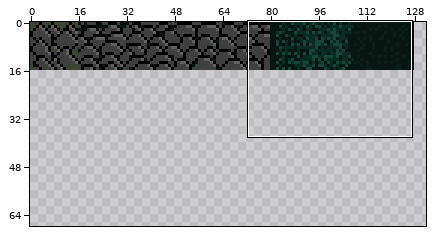
Two versions of one sprite sheet, public/assets/tiles/groundtile.png. Above, an overview of the earlier version with the close-up marked.
Close-up. The starting point:
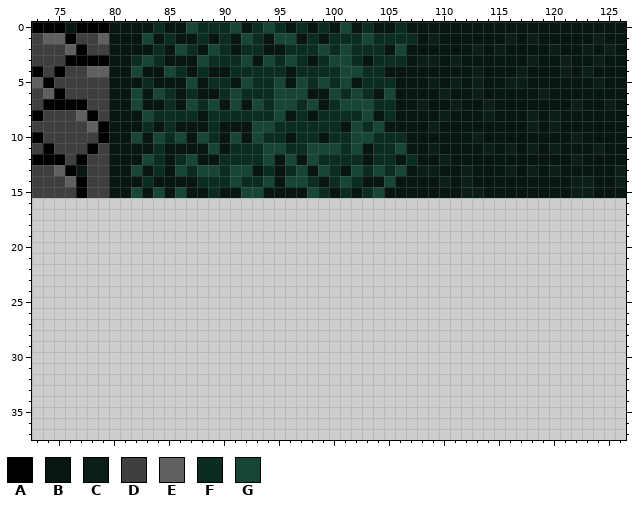
The file is 160x160 pixels. Colours within 5 levels of each other are drawn and written as one. Shown: x 73..126, y 0..37. The wide view leaves out empty margins. The commit also changed other parts of the picture, which this record leaves out.
Palette (. is transparent): A #000000  B #081612  C #0c1e19  D #3f3f3f  E #606060  F #0b2c23  G #174537
Pixels before, first column x 73:
 0 AAABAAABBBBFBBGFFFGBFGFBFBFBGBFBBFBBBBBBBBBBBBBBBBBBBB
 1 DEEADDEBBBGBFBBFBFBGFBGGBFBFFFGFFFFBCBBBBBBCBCBBBBBCBB
 2 DDDEADDBBBBFBGFBGFBFFBBFFFGFGFFFBGBBBBBBCBCBBBBCBBCBCB
 3 DDDAAAABBFGFBBBGFFFGBGFGFBFGGFBFFFBCCBCBBBBBBCBBCBBCBB
 4 ADADDEEBBGBBGFBFBBFFFFFBFFFFGGFFBBBBBBBBCBBBCBBBCBCBBB
 5 EADDDDDBBBFBBBGBFFBGFFGBGFGFGBFFFBBBCBCBCBBCCBBBBBBCBB
 6 DEADDDDBBGBGFBFBBFGFFFGGGBBGFGFBGBBBBCBBCBBBBBCBBBBBBB
 7 DAAAADDBBGBBFBGFGBGBGFGGFGBFGGGFFBBCBBCBBCBBBBBBBCBBCB
 8 ADDDEADBBBGFFFFBFFFFFFGBFBFFFFGBFBBBBCBBBCBBBCBCBBBBBB
 9 DDDDDEABBBFBFBBBFBBBGGFFFFFFBGFGBBBBCBBBBBBBBCBCBBBBBB
10 ADDDDDABBGBGFGBGFBGBGFFBFFBFFGGFFFBBBBBBCBBBBBBBBCBBBB
11 DADDDADBBBBFBBBBGBFFFGGFFGGGFGBFFGBBCBBBBCBCBCBCBBBCBB
12 AAADADDBBBGFBFGBBFFFFGBGBGFFFFBFFBFBBCBBBBBBBBBBBCBBBB
13 DDEABDDBBGBFBGFGGFGGBFBFGBGFBGFGFGBCCBBCBBBCBCBCBBBBBC
14 DDDEADDBBBFBBBBFFFGFFGBGGFBFGFBBGBBBBCBCBBBBBBBBBCCBBC
15 DDDDADDBBGBGBGBBFBBGGBBBBGFBFBFGBBBBBBBCCBBBBBBBBCCBBB
The same view after the edit:
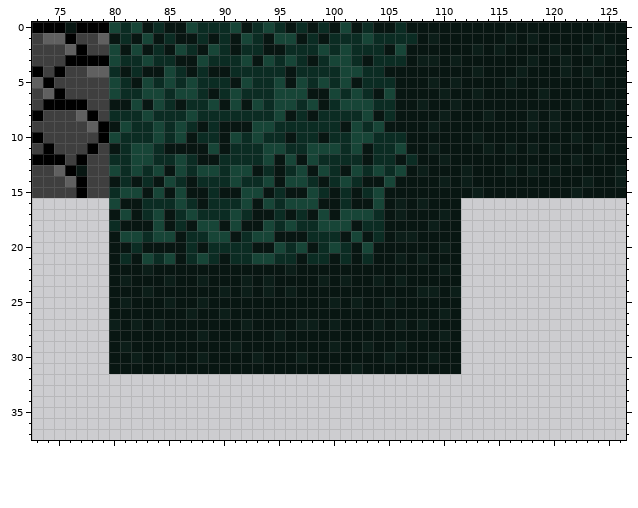
The exact change:
{"y":0,"x":80,"old":"BBB","new":"GFG"}
{"y":1,"x":81,"old":"B","new":"F"}
{"y":2,"x":80,"old":"B","new":"G"}
{"y":2,"x":82,"old":"B","new":"G"}
{"y":3,"x":80,"old":"BB","new":"GF"}
{"y":3,"x":85,"old":"B","new":"F"}
{"y":4,"x":80,"old":"B","new":"F"}
{"y":4,"x":82,"old":"G","new":"F"}
{"y":5,"x":80,"old":"BB","new":"GF"}
{"y":5,"x":83,"old":"FBBB","new":"GFGF"}
{"y":5,"x":88,"old":"B","new":"F"}
{"y":5,"x":113,"old":"C","new":"B"}
{"y":5,"x":117,"old":"C","new":"B"}
{"y":6,"x":80,"old":"BBGB","new":"GFFG"}
{"y":6,"x":86,"old":"BFB","new":"GGF"}
{"y":7,"x":84,"old":"B","new":"G"}
{"y":7,"x":87,"old":"G","new":"F"}
{"y":7,"x":114,"old":"C","new":"B"}
{"y":8,"x":80,"old":"BBB","new":"FFF"}
{"y":8,"x":87,"old":"FB","new":"GF"}
{"y":9,"x":81,"old":"BB","new":"GF"}
{"y":9,"x":84,"old":"B","new":"G"}
{"y":9,"x":86,"old":"BB","new":"GF"}
{"y":10,"x":80,"old":"BBGB","new":"GFFF"}
{"y":10,"x":88,"old":"G","new":"F"}
{"y":10,"x":92,"old":"B","new":"F"}
{"y":11,"x":81,"old":"BBB","new":"FGG"}
{"y":12,"x":80,"old":"BBB","new":"FFG"}
{"y":12,"x":85,"old":"BFG","new":"FGF"}
{"y":13,"x":80,"old":"BB","new":"GF"}
{"y":13,"x":83,"old":"BF","new":"FG"}
{"y":13,"x":109,"old":"C","new":"B"}
{"y":14,"x":81,"old":"B","new":"F"}
{"y":14,"x":85,"old":"BB","new":"GF"}
{"y":14,"x":122,"old":"C","new":"B"}
{"y":15,"x":80,"old":"BB","new":"FG"}
{"y":15,"x":95,"old":"B","new":"F"}
{"y":15,"x":112,"old":"C","new":"B"}
{"y":15,"x":123,"old":"C","new":"B"}
{"y":16,"x":80,"old":"................................","new":"GBBFFFGFBFFFGBGFGGGBBFBBGBCBCBBB"}
{"y":17,"x":80,"old":"................................","new":"BGBFGBFGFFFGFBBFBFBGBGGGFBCBBBCB"}
{"y":18,"x":80,"old":"................................","new":"FBBBGBFBGGBGBBGFGFFGGGBFFBBBBCBB"}
{"y":19,"x":80,"old":"................................","new":"BGGFGGBFFGGBFGGBBBFFFBGBFBCCBBBB"}
{"y":20,"x":80,"old":"................................","new":"BBFBBBBFBFFFFBBGFGBFGFBGBBBBBBCB"}
{"y":21,"x":80,"old":"................................","new":"BFBGFGBFGFBFFGGFFBFFBFBFBBCBCBBB"}
{"y":22,"x":80,"old":"................................","new":"BBBCBBBBBBBBBBBBCBBBBBBBBBBBBBCB"}
{"y":23,"x":80,"old":"................................","new":"BCBBBCBBCBBBCBCBBBBCBCBBCBCBBBBB"}
{"y":24,"x":80,"old":"................................","new":"BBBCBBBBBBCBCBCBCBBBBBBBBBBBCCBC"}
{"y":25,"x":80,"old":"................................","new":"BCBBBCBBCBBBBBBBBBBBCBCBBCBBBBBB"}
{"y":26,"x":80,"old":"................................","new":"BBBBBBBCBBCBBBBBBBBBBBBBBBBBBBCB"}
{"y":27,"x":80,"old":"................................","new":"CBCBCBBBBBBBCBBBBCCBCBBBCBCBCBBB"}
{"y":28,"x":80,"old":"................................","new":"BBBBBBBBCBBBBBBCBBBBBBBBBBBBBBCB"}
{"y":29,"x":80,"old":"................................","new":"BCBBBBBBBBBCBBBBBBBBCBBCBBCBBBBB"}
{"y":30,"x":80,"old":"................................","new":"BBCBBCBBCBBBBCBBBCBBBBBBBCBBBCBB"}
{"y":31,"x":80,"old":"................................","new":"BBBBBBBBBBBBBBBBBBBBBBCBBBBBBBBB"}
{"label":"changed","picture_box":[109,22,472,374]}
{"label":"changed","picture_box":[472,77,527,110]}
{"label":"changed","picture_box":[571,176,593,198]}
